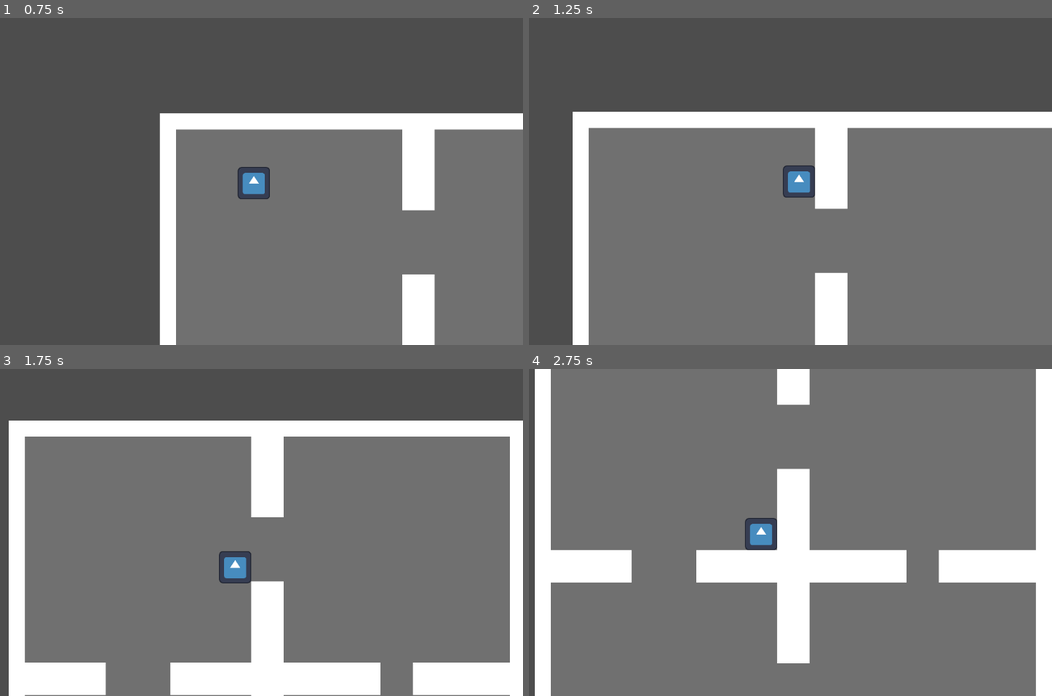
Above: before the commit, frames 1-4 (two rows, left to right).
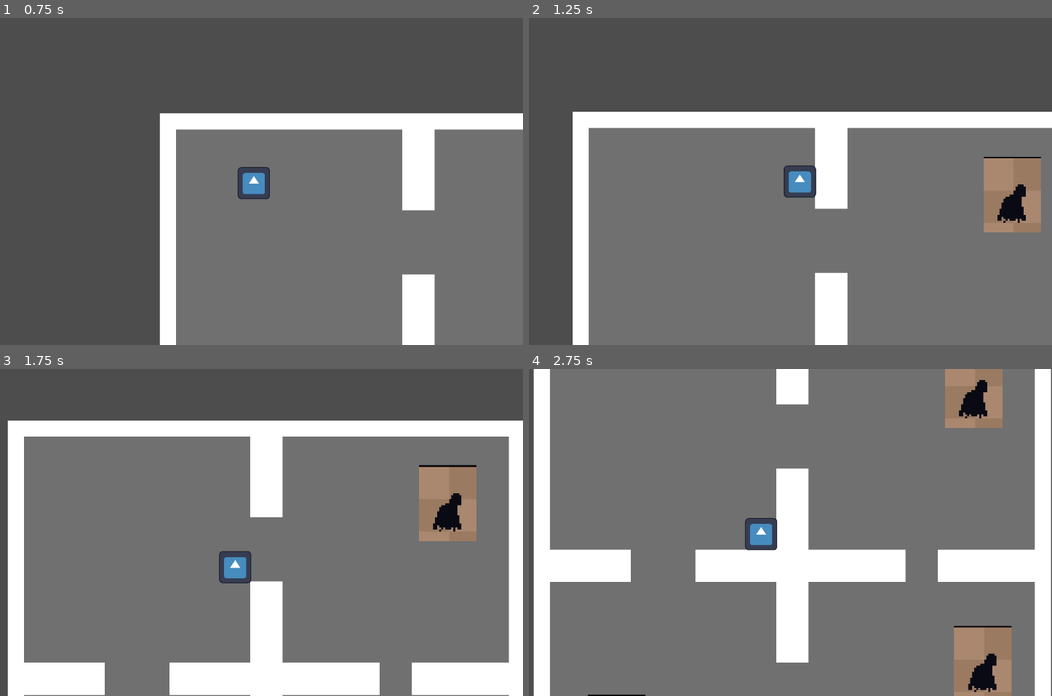
Above: after the commit, the same moments.

Repository: vyxul/Shadow-Eclipse
Game: Godot game, scene res://Scenes/Levels/Prison/PrisonLevel.tscn
The game is run twice, just before and just after one commit, with the same random seed, the same clock (stepped at 60 frames per second) and the same inputs. The engine's default icon, where the game draws it, is replaced by a stand-in: a white triangle on a blue panel in a dark square.
Inputs:
- Up to frame 1 (0.75 s): hold D (right) from 0.53 s (still down); hold Shift (shift) from 0.53 s (still down)
- Up to frame 2 (1.25 s): keep holding D (right); keep holding Shift (shift)
- Up to frame 3 (1.75 s): release D (right) at 1.28 s; release Shift (shift) at 1.28 s; hold S (down) from 1.28 s (still down); tap Shift (shift) at 1.35 s
- Up to frame 4 (2.75 s): release S (down) at 2.03 s; hold D (right) from 2.03 s (still down); hold Shift (shift) from 2.03 s (still down)

Frame 1 is identical in both runs. In frame 2, 2.6% of the frame differs, in the area x 48-98%, y 42-66%; in frame 3, 3.6%; in frame 4, 6.3%, in the area x 0-100%, y 0-100%.

Commit message:
Created enemy bandit scene with collisions

Diff:
--- /dev/null
+++ b/Scenes/Enemies/enemy_bandit.tscn
@@ -0,0 +1,21 @@
+[gd_scene load_steps=3 format=3 uid="uid://dimxkh5vbaxfx"]
+
+[ext_resource type="Texture2D" uid="uid://df6g8okbk54y" path="res://Assets/Art/Enemies/enemy_sprite_sheet.png" id="1_61gxk"]
+
+[sub_resource type="CapsuleShape2D" id="CapsuleShape2D_4fmbg"]
+radius = 21.0
+height = 60.0
+
+[node name="enemy_bandit" type="CharacterBody2D"]
+collision_layer = 4
+collision_mask = 3
+
+[node name="Sprite2D" type="Sprite2D" parent="."]
+texture = ExtResource("1_61gxk")
+hframes = 13
+vframes = 6
+frame = 4
+
+[node name="CollisionShape2D" type="CollisionShape2D" parent="."]
+position = Vector2(0, 22)
+shape = SubResource("CapsuleShape2D_4fmbg")
--- a/Scenes/Levels/Prison/PrisonLevel.tscn
+++ b/Scenes/Levels/Prison/PrisonLevel.tscn
@@ -1,7 +1,8 @@
-[gd_scene load_steps=13 format=3 uid="uid://oticknl55wsx"]
+[gd_scene load_steps=14 format=3 uid="uid://oticknl55wsx"]
 
 [ext_resource type="PackedScene" uid="uid://cfngkauom0ub5" path="res://Scenes/Player/player_camera_2d.tscn" id="1_8rapg"]
 [ext_resource type="PackedScene" uid="uid://cf2x6amj6vpyd" path="res://Scenes/Player/player.tscn" id="1_r4tet"]
+[ext_resource type="PackedScene" uid="uid://dimxkh5vbaxfx" path="res://Scenes/Enemies/enemy_bandit.tscn" id="3_f07v3"]
 
 [sub_resource type="RectangleShape2D" id="RectangleShape2D_33pkm"]
 size = Vector2(1024, 32)
@@ -349,51 +350,67 @@
 offset_bottom = 64.0
 color = Color(0.439216, 0.439216, 0.439216, 1)
 
+[node name="MapCollisions" type="StaticBody2D" parent="."]
+collision_mask = 0
+
+[node name="CollisionShape2D" type="CollisionShape2D" parent="MapCollisions"]
+position = Vector2(512, 16)
+shape = SubResource("RectangleShape2D_33pkm")
+
+[node name="CollisionShape2D2" type="CollisionShape2D" parent="MapCollisions"]
+position = Vector2(512, 1008)
+shape = SubResource("RectangleShape2D_3q38y")
+
+[node name="CollisionShape2D3" type="CollisionShape2D" parent="MapCollisions"]
+position = Vector2(16, 512)
+shape = SubResource("RectangleShape2D_a2tyc")
+
+[node name="CollisionShape2D4" type="CollisionShape2D" parent="MapCollisions"]
+position = Vector2(1008, 512)
+shape = SubResource("RectangleShape2D_ecwms")
+
+[node name="CollisionShape2D5" type="CollisionShape2D" parent="MapCollisions"]
+position = Vector2(512, 96)
+shape = SubResource("RectangleShape2D_klxff")
+
+[node name="CollisionShape2D6" type="CollisionShape2D" parent="MapCollisions"]
+position = Vector2(512, 928)
+shape = SubResource("RectangleShape2D_6u5mt")
+
+[node name="CollisionShape2D7" type="CollisionShape2D" parent="MapCollisions"]
+position = Vector2(96, 512)
+shape = SubResource("RectangleShape2D_hmkfb")
+
+[node name="CollisionShape2D8" type="CollisionShape2D" parent="MapCollisions"]
+position = Vector2(896, 512)
+shape = SubResource("RectangleShape2D_f3vap")
+
+[node name="CollisionShape2D9" type="CollisionShape2D" parent="MapCollisions"]
+position = Vector2(528, 512)
+shape = SubResource("RectangleShape2D_08rsn")
+
+[node name="CollisionShape2D10" type="CollisionShape2D" parent="MapCollisions"]
+position = Vector2(512, 511.5)
+shape = SubResource("RectangleShape2D_i2vxt")
+
 [node name="Player_Camera2D" parent="." instance=ExtResource("1_8rapg")]
+
+[node name="Entities" type="Node" parent="."]
+
+[node name="Enemies" type="Node2D" parent="Entities"]
+
+[node name="enemy_bandit" parent="Entities/Enemies" instance=ExtResource("3_f07v3")]
+position = Vector2(164, 842)
+
+[node name="enemy_bandit2" parent="Entities/Enemies" instance=ExtResource("3_f07v3")]
+position = Vector2(871, 164)
+
+[node name="enemy_bandit3" parent="Entities/Enemies" instance=ExtResource("3_f07v3")]
+position = Vector2(889, 706)
+
+[node name="enemy_bandit4" parent="Entities/Enemies" instance=ExtResource("3_f07v3")]
+position = Vector2(694, 852)
 
 [node name="Player" parent="." instance=ExtResource("1_r4tet")]
 position = Vector2(127, 138)
 scale = Vector2(0.5, 0.5)
-
-[node name="MapCollisions" type="StaticBody2D" parent="."]
-collision_mask = 0
-
-[node name="CollisionShape2D" type="CollisionShape2D" parent="MapCollisions"]
-position = Vector2(512, 16)
-shape = SubResource("RectangleShape2D_33pkm")
-
-[node name="CollisionShape2D2" type="CollisionShape2D" parent="MapCollisions"]
-position = Vector2(512, 1008)
-shape = SubResource("RectangleShape2D_3q38y")
-
-[node name="CollisionShape2D3" type="CollisionShape2D" parent="MapCollisions"]
-position = Vector2(16, 512)
-shape = SubResource("RectangleShape2D_a2tyc")
-
-[node name="CollisionShape2D4" type="CollisionShape2D" parent="MapCollisions"]
-position = Vector2(1008, 512)
-shape = SubResource("RectangleShape2D_ecwms")
-
-[node name="CollisionShape2D5" type="CollisionShape2D" parent="MapCollisions"]
-position = Vector2(512, 96)
-shape = SubResource("RectangleShape2D_klxff")
-
-[node name="CollisionShape2D6" type="CollisionShape2D" parent="MapCollisions"]
-position = Vector2(512, 928)
-shape = SubResource("RectangleShape2D_6u5mt")
-
-[node name="CollisionShape2D7" type="CollisionShape2D" parent="MapCollisions"]
-position = Vector2(96, 512)
-shape = SubResource("RectangleShape2D_hmkfb")
-
-[node name="CollisionShape2D8" type="CollisionShape2D" parent="MapCollisions"]
-position = Vector2(896, 512)
-shape = SubResource("RectangleShape2D_f3vap")
-
-[node name="CollisionShape2D9" type="CollisionShape2D" parent="MapCollisions"]
-position = Vector2(528, 512)
-shape = SubResource("RectangleShape2D_08rsn")
-
-[node name="CollisionShape2D10" type="CollisionShape2D" parent="MapCollisions"]
-position = Vector2(512, 511.5)
-shape = SubResource("RectangleShape2D_i2vxt")
--- a/Scenes/Player/player.tscn
+++ b/Scenes/Player/player.tscn
@@ -4,8 +4,8 @@
 [ext_resource type="Texture2D" uid="uid://dl7m55vsr4oun" path="res://icon.svg" id="1_w7cit"]
 
 [sub_resource type="CapsuleShape2D" id="CapsuleShape2D_5t6u5"]
-radius = 64.0
-height = 128.0
+radius = 60.0
+height = 124.0
 
 [node name="Player" type="CharacterBody2D" groups=["player"]]
 collision_layer = 2
Binary file added: Assets/Art/Enemies/enemy_sprite_sheet.png
Not shown, added: Assets/Art/Enemies/enemy_sprite_sheet.png.import
